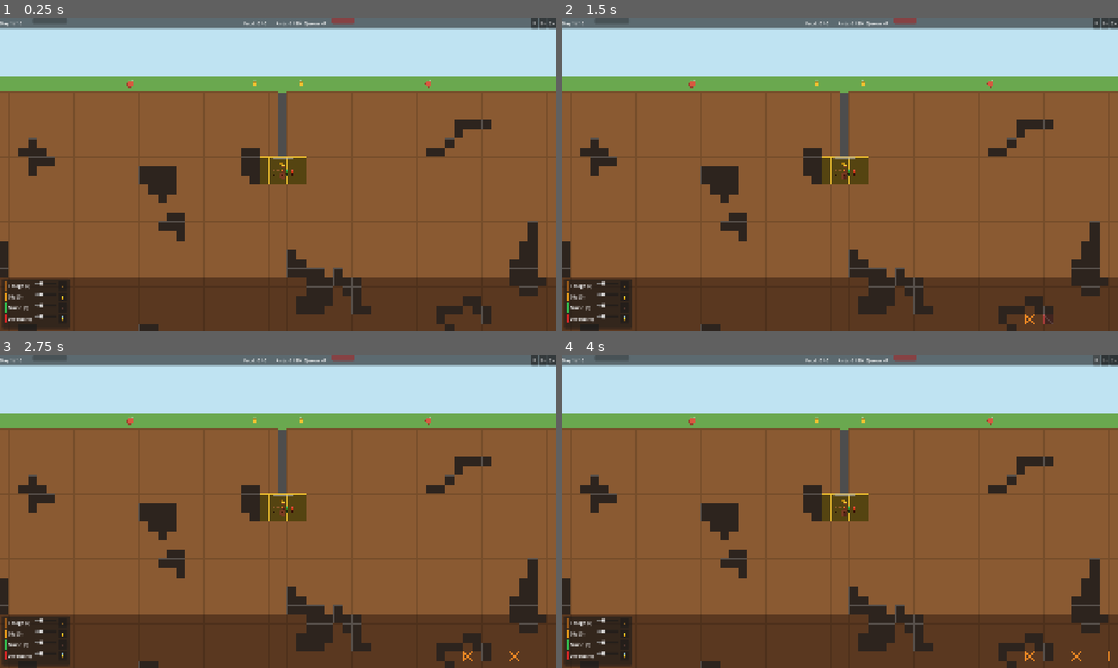
Above: before the commit, frames 1-4 (two rows, left to right).
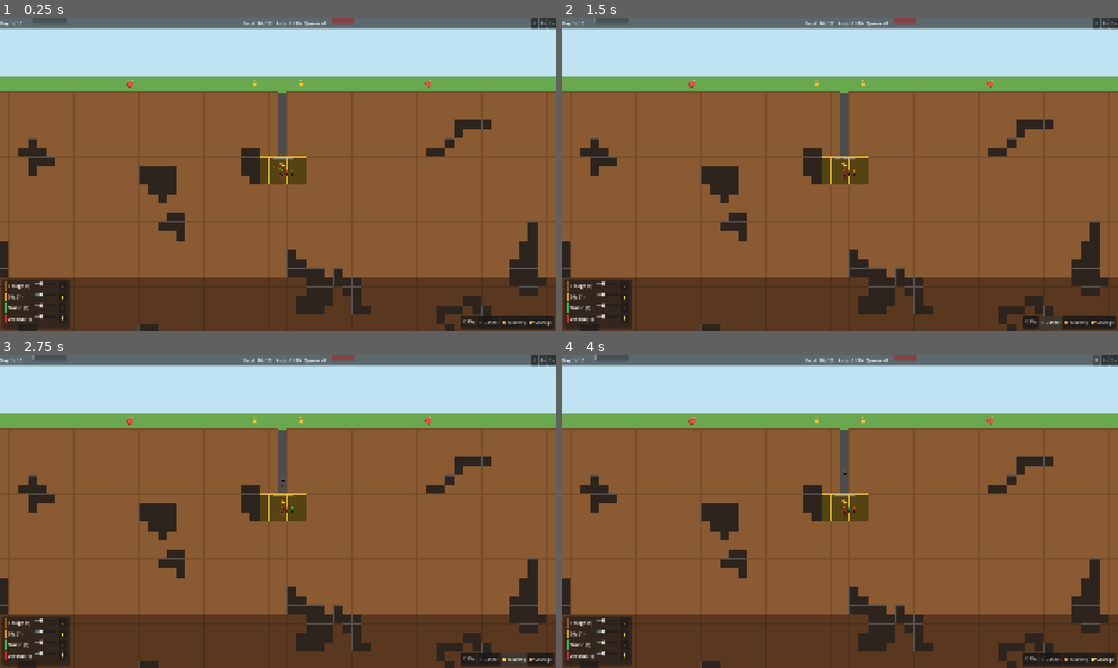
Above: after the commit, the same moments.

Repository: AslanMurzalin/Ant-Colony
Game: Godot game, scene res://scenes/main/main.tscn
Two runs of this game, one before a commit and one after it. Both use one fixed random seed, a clock stepped at 60 frames per second and the inputs below.
Inputs (mouse positions are in pixels of both pictures, inside the frame that each line leads up to):
- Up to frame 1 (0.25 s): no input
- Up to frame 2 (1.5 s): click (1029, 321) at 0.5 s, where only the run after the commit has a clickable "⛏ Dig"; click (1051, 321) at 1.25 s, where only the run after the commit has a clickable "✕ Cancel"
- Up to frame 3 (2.75 s): click (511, 658) at 2 s, where only the run after the commit has a clickable "🥚 Nursery"
- Up to frame 4 (4 s): click (1101, 658) at 2.75 s, where only the run after the commit has a clickable "🍞 Storage"; click "⏸" at 3.5 s

The runs differ from the first frame. In frame 1, 0.8% of the frame differs, in the area x 3-100%, y 1-100%; in frame 2, 0.8%; in frame 3, 0.8%, in the area x 3-100%, y 0-100%; in frame 4, 0.8%.
Error before the commit: Invalid access to property or key 'food_capacity' on a base object of type 'Node (resource_manager.gd)'. (res://scripts/ui/top_bar_hud.gd:85)

Commit message:
fix(gameplay): start run in main.gd, connect build menu, register groups, and fix runtime signal/method mismatches

Diff:
--- a/scenes/main/main.tscn
+++ b/scenes/main/main.tscn
@@ -13,6 +13,7 @@
 [ext_resource type="PackedScene" path="res://scenes/ui/day_summary_controller.tscn" id="11_summary"]
 [ext_resource type="PackedScene" path="res://scenes/ui/pause_menu.tscn" id="12_pause"]
 [ext_resource type="PackedScene" path="res://scenes/ui/audio_controller.tscn" id="13_audio"]
+[ext_resource type="PackedScene" path="res://scenes/ui/build_menu_controller.tscn" id="14_build"]
 
 [node name="Main" type="Node2D"]
 script = ExtResource("1_main")
@@ -65,6 +66,8 @@
 
 [node name="PauseMenu" parent="UILayer" instance=ExtResource("12_pause")]
 
+[node name="BuildMenuController" parent="UILayer" instance=ExtResource("14_build")]
+
 [node name="ThreatAlertUI" type="CanvasLayer" parent="."]
 layer = 11
 
--- /dev/null
+++ b/scenes/ui/build_menu_controller.tscn
@@ -0,0 +1,47 @@
+[gd_scene load_steps=2 format=3 uid="uid://build_menu_controller"]
+
+[ext_resource type="Script" path="res://scripts/ui/build_menu_controller.gd" id="1_script"]
+
+[node name="BuildMenuController" type="Control"]
+layout_mode = 3
+anchors_preset = 15
+anchor_right = 1.0
+anchor_bottom = 1.0
+mouse_filter = 2
+script = ExtResource("1_script")
+
+[node name="Panel" type="PanelContainer" parent="."]
+layout_mode = 1
+anchors_preset = 3
+anchor_left = 1.0
+anchor_top = 1.0
+anchor_right = 1.0
+anchor_bottom = 1.0
+offset_left = -220.0
+offset_top = -52.0
+offset_right = -8.0
+offset_bottom = -8.0
+
+[node name="HBox" type="HBoxContainer" parent="Panel"]
+layout_mode = 2
+theme_override_constants/separation = 4
+
+[node name="BtnDig" type="Button" parent="Panel/HBox"]
+layout_mode = 2
+text = "⛏ Dig"
+tooltip_text = "Mark cells for excavation [1]"
+
+[node name="BtnCancel" type="Button" parent="Panel/HBox"]
+layout_mode = 2
+text = "✕ Cancel"
+tooltip_text = "Cancel dig order [2]"
+
+[node name="BtnNursery" type="Button" parent="Panel/HBox"]
+layout_mode = 2
+text = "🥚 Nursery"
+tooltip_text = "Designate nursery chamber [3]"
+
+[node name="BtnFoodStore" type="Button" parent="Panel/HBox"]
+layout_mode = 2
+text = "🍞 Storage"
+tooltip_text = "Designate food storage [4]"
--- a/scripts/core/camera_controller.gd
+++ b/scripts/core/camera_controller.gd
@@ -22,6 +22,7 @@
 var drag_start_camera_pos: Vector2 = Vector2.ZERO
 
 func _ready() -> void:
+	add_to_group("camera")
 	set_bounds(limit_left_val, limit_top_val, limit_right_val, limit_bottom_val)
 
 func _process(delta: float) -> void:
--- a/scripts/core/resource_manager.gd
+++ b/scripts/core/resource_manager.gd
@@ -10,6 +10,9 @@
 var stored_food: int = 10
 var base_storage_capacity: int = 20
 var extra_capacity_per_store: int = 15
+var food_capacity: int:
+	get:
+		return get_max_capacity()
 var food_burn_timer: float = 0.0
 
 func _ready() -> void:
--- a/scripts/core/task_allocation_manager.gd
+++ b/scripts/core/task_allocation_manager.gd
@@ -5,6 +5,7 @@
 
 signal task_percentages_updated(percentages: Dictionary)
 signal job_assignments_changed(current_counts: Dictionary, target_counts: Dictionary)
+signal quotas_updated()
 
 var target_percentages: Dictionary = {
 	Enums.JobType.FORAGE: 0.25,
@@ -45,6 +46,9 @@
 
 func get_job_percentage(job: Enums.JobType) -> float:
 	return target_percentages.get(job, 0.0)
+
+func get_task_percentage(job: Enums.JobType) -> float:
+	return get_job_percentage(job)
 
 func get_job_target_count(job: Enums.JobType) -> int:
 	return target_job_counts.get(job, 0)
@@ -104,12 +108,14 @@
 			target_percentages[j] = target_percentages[j] / final_sum
 
 	task_percentages_updated.emit(target_percentages)
+	quotas_updated.emit()
 
 func recalculate_job_targets(total_ants: int) -> void:
 	if total_ants <= 0:
 		for j in target_job_counts.keys():
 			target_job_counts[j] = 0
 		job_assignments_changed.emit(current_job_counts, target_job_counts)
+		quotas_updated.emit()
 		return
 
 	var jobs: Array[Enums.JobType] = [
@@ -148,6 +154,7 @@
 		target_job_counts[j] = int_parts[j]
 
 	job_assignments_changed.emit(current_job_counts, target_job_counts)
+	quotas_updated.emit()
 
 func request_job_for_ant(ant: AntController) -> Enums.JobType:
 	var highest_deficit: int = -9999
@@ -171,7 +178,9 @@
 func register_ant(job: Enums.JobType) -> void:
 	current_job_counts[job] = current_job_counts.get(job, 0) + 1
 	job_assignments_changed.emit(current_job_counts, target_job_counts)
+	quotas_updated.emit()
 
 func unregister_ant(job: Enums.JobType) -> void:
 	current_job_counts[job] = maxi(0, current_job_counts.get(job, 0) - 1)
 	job_assignments_changed.emit(current_job_counts, target_job_counts)
+	quotas_updated.emit()
--- a/scripts/entities/queen_controller.gd
+++ b/scripts/entities/queen_controller.gd
@@ -23,6 +23,7 @@
 @onready var health_bar: ProgressBar = $HealthBar
 
 func _ready() -> void:
+	add_to_group("queen")
 	current_health = max_health
 	hunger_timer = hunger_interval
 	egg_laying_timer = egg_laying_interval
--- a/scripts/main/main.gd
+++ b/scripts/main/main.gd
@@ -8,15 +8,22 @@
 @onready var camera: CameraController = $Camera2D
 @onready var queen: QueenController = $Queen
 @onready var ants_container: Node2D = $Ants
+@onready var grid_cursor: GridCursor = $GridCursor
+@onready var build_menu: BuildMenuController = $UILayer/BuildMenuController
 
 var ant_scene: PackedScene = preload("res://scenes/entities/ant.tscn")
 
 func _ready() -> void:
+	if build_menu != null and grid_cursor != null:
+		build_menu.tool_selected.connect(func(tool_id: int) -> void:
+			grid_cursor.select_tool(tool_id)
+		)
 	initialize_world()
 
 func initialize_world() -> void:
 	if camera != null:
 		camera.center_on_position(Vector2(960.0, 540.0))
+	GameManager.start_new_run()
 	spawn_starter_ants(5)
 	world_initialized.emit()
 
--- a/scripts/threats/threat_manager.gd
+++ b/scripts/threats/threat_manager.gd
@@ -8,6 +8,8 @@
 signal threat_defeated(threat_node: Node2D)
 signal rain_storm_started(duration: float)
 signal rain_storm_ended()
+signal rain_started(duration: float)
+signal rain_stopped()
 
 var daily_threat_schedule: Dictionary = {} # int -> Array[Dictionary]
 var active_threats: Array[Node2D] = []
@@ -73,6 +75,7 @@
 			if GridManager != null:
 				GridManager.drain_cells()
 			rain_storm_ended.emit()
+			rain_stopped.emit()
 
 func schedule_threats_for_day(day: int, seed_value: int) -> void:
 	daily_threat_schedule[day] = []
@@ -216,6 +219,7 @@
 	rain_active = true
 	rain_timer = duration
 	rain_storm_started.emit(duration)
+	rain_started.emit(duration)
 
 	if GridManager != null:
 		# Floods bottom-most 3 rows
--- a/scripts/ui/audio_controller.gd
+++ b/scripts/ui/audio_controller.gd
@@ -23,6 +23,7 @@
 
 
 func _ready() -> void:
+	add_to_group("audio_controller")
 	_setup_audio_buses()
 	_connect_signals()
 	# Start ambient rumble loop
@@ -44,11 +45,11 @@
 	GameManager.connect("game_over",  func(_reason) -> void: pass)
 
 
-func _on_threat_warning(_direction: int) -> void:
+func _on_threat_warning(_threat_type = null, _spawn_side = null, _time = null) -> void:
 	_play_sfx(_sfx_alert)
 
 
-func _on_rain_started() -> void:
+func _on_rain_started(_duration: float = 0.0) -> void:
 	_play_sfx(_sfx_rain)
 
 
Not shown: 1 places in scenes/main/main.tscn that only renumber resources
Not shown, changed: Contracts.md
